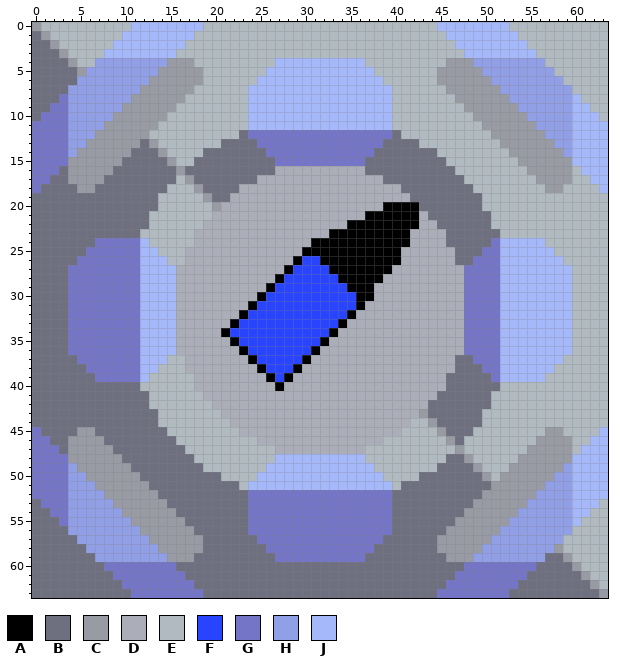
A pixel-art sprite gets an edit: sprites/blocks/bullet-armory.png. Above is the file before it was changed.
The file is 64x64 pixels.
Palette (. is transparent): A #000000  B #6e7080  C #989aa4  D #abadb8  E #b0bac0  F #2844ff  G #7575c8  H #919fe7  J #a4b8fa
And afterwards:
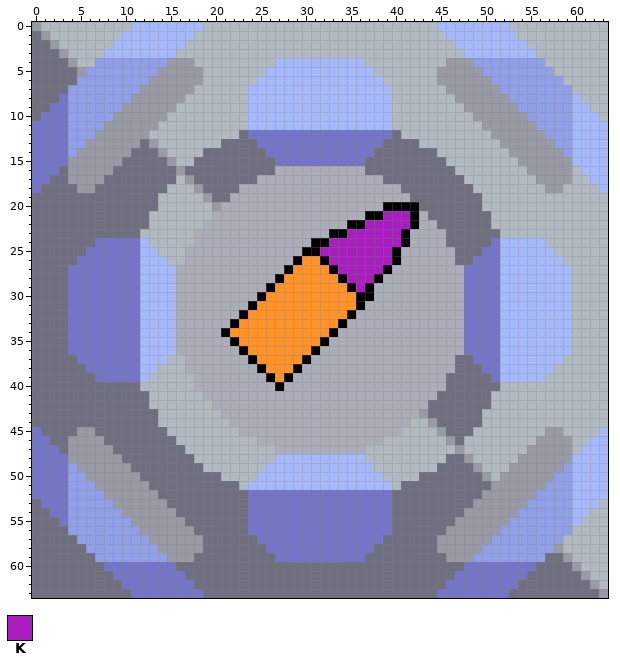
Colours new in this view: K #a81ebe
The author wrote: Update bullet-armory.png Now shows the correct bullet graphic.
Change:
Colour F changes from #2844ff to #ff9228.
Colour A gives way to colour K in row 21 at x 39 to 41; in row 22 at x 37 to 41; in row 23 at x 35 to 40; in row 24 at x 33 to 40; in row 25 at x 32 to 39; in row 26 at x 33 to 39.
Colour A gives way to colour K in row 27 at x 34 to 38; in row 28 at x 35 to 37; in row 29 at x 36.
Boxes around the changes in both pictures, in picture pixels (x1, y1, x2, y2):
changed: (230, 211, 410, 382)
